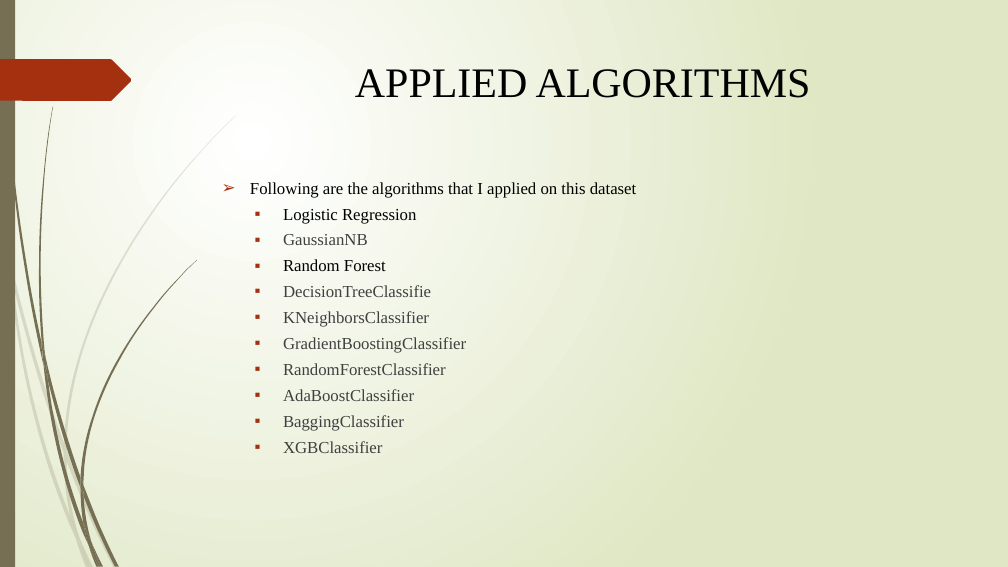
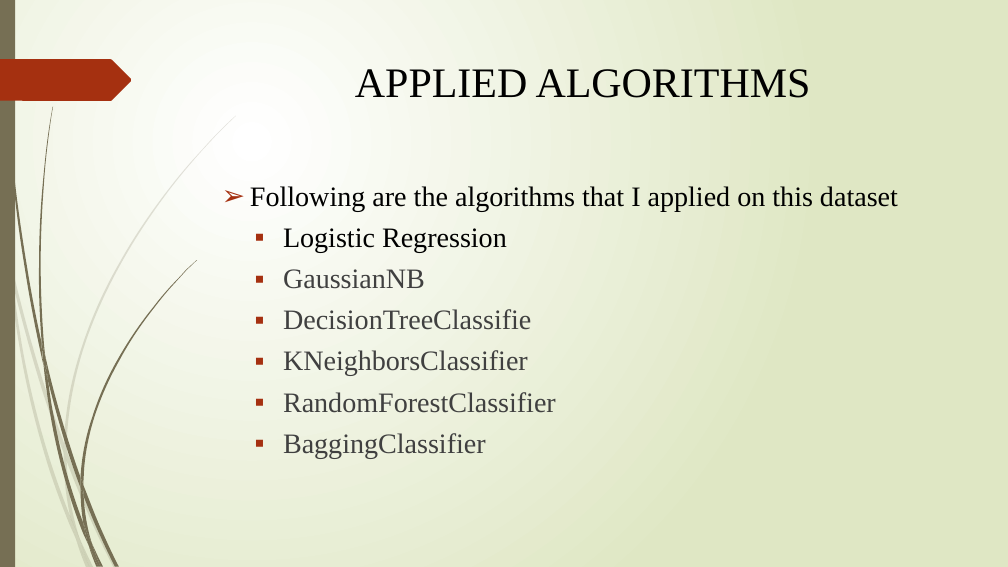
Before and after one commit to avi1220/micro_credit_project, a slide deck: slide 6 of MICRO CREDIT FINANCE.pptx. Drawn at 1008x567 pixels with LibreOffice and Linux fonts; fonts in the diff are those of the drawing. Boxes give left, top, right and bottom in pixels: in the first picture for what was removed or moved away, otherwise in the second. Text is boxed around its words. In the diff, an @@ line names an element or a change of style, - is before the commit and + after.

```diff
--- a/MICRO CREDIT FINANCE.pptx
+++ b/MICRO CREDIT FINANCE.pptx
@@ text "Following are the algorithms that ..." at (250,186,898,458): size 16 to 26.8 pt; line spacing 0.87 to 0.97 @@
@@ text at (283,259,386,271): paragraph removed @@
-  ▪ Random Forest
@@ text at (283,337,466,353): paragraph removed @@
-  ▪ GradientBoostingClassifier
@@ text at (283,389,414,401): paragraph removed @@
-  ▪ AdaBoostClassifier
@@ text at (283,441,382,453): paragraph removed @@
-  ▪ XGBClassifier
```
Also in this commit, not shown: 2 other slides changed, 1 other file.
